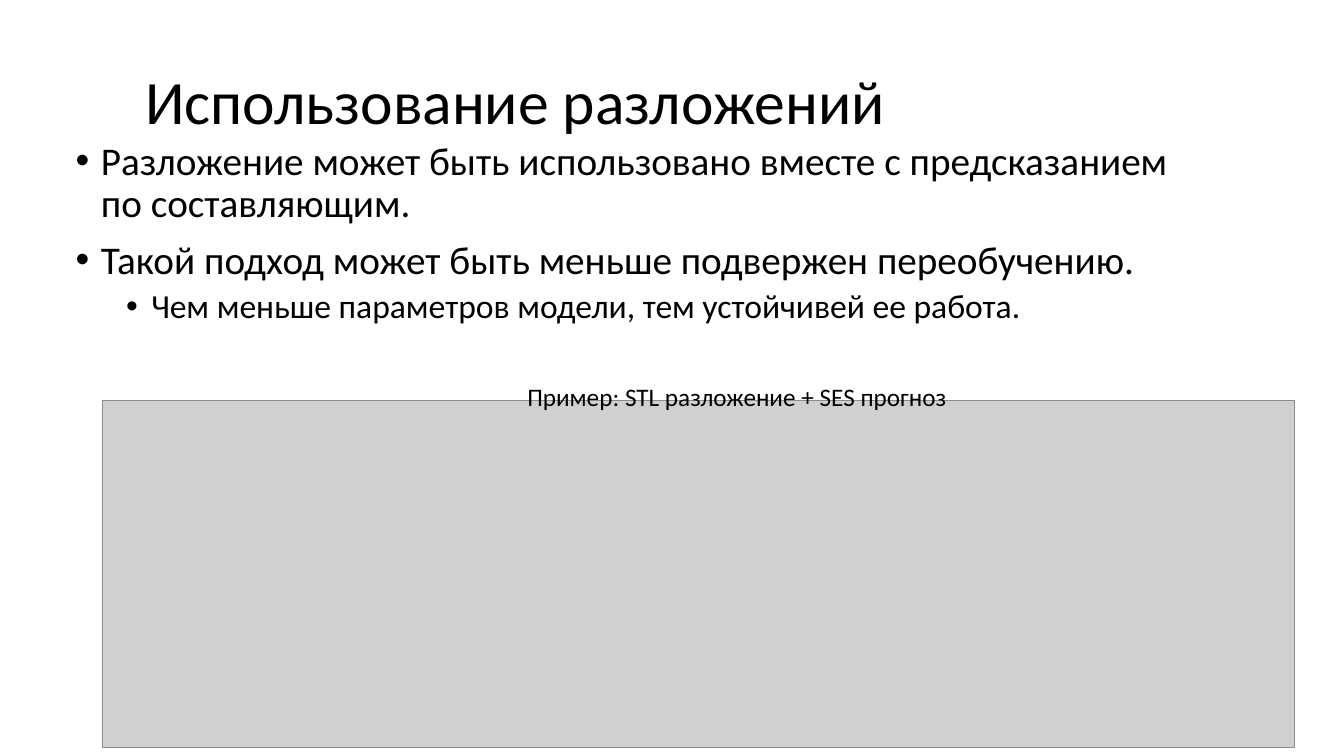
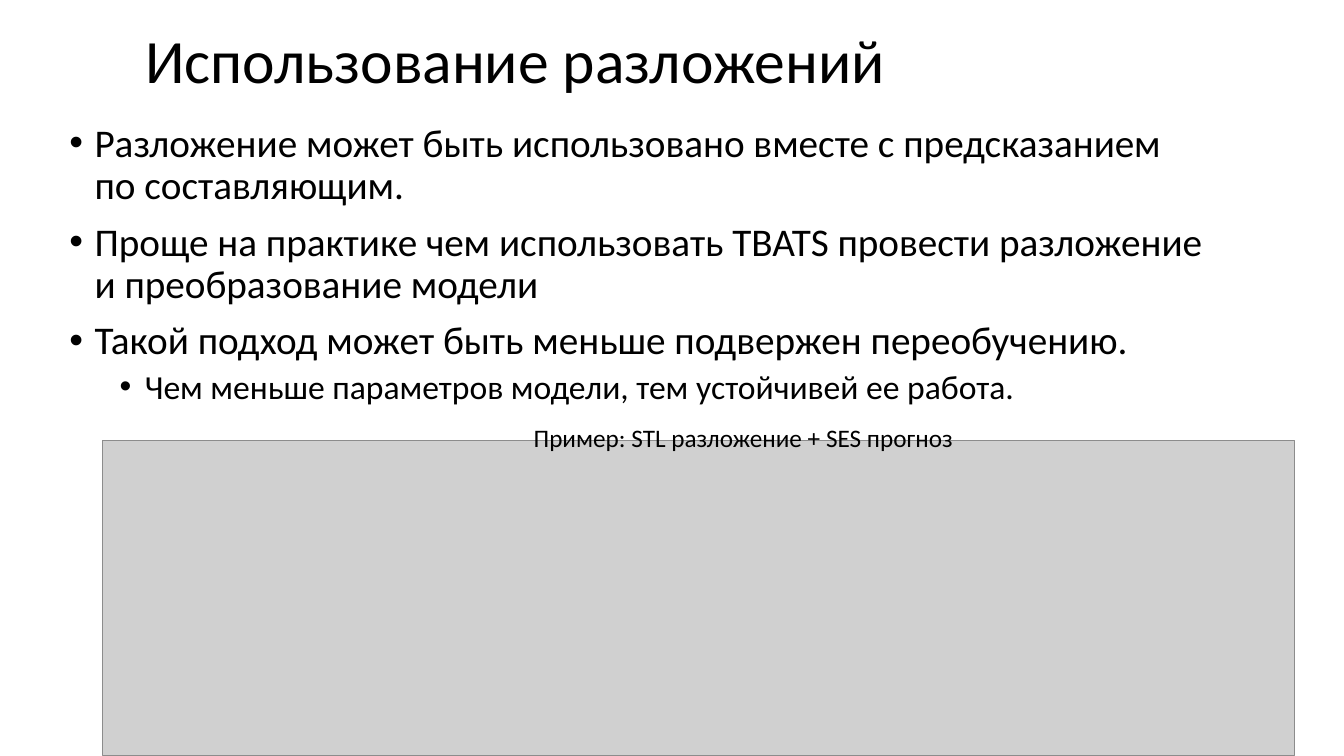
Before and after one commit to MVRonkin/TimeSeriesCourse, a slide deck: slide 24 of Last/LEC/03-1_ExpSmooth.pptx (slide 23 before the commit). Drawn at 1344x756 pixels with LibreOffice and Linux fonts; fonts in the diff are those of the drawing; grey boxes stand for pictures. Boxes give left, top, right and bottom in pixels: in the first picture for what was removed or moved away, otherwise in the second. Text is boxed around its words. In the diff, an @@ line names an element or a change of style, - is before the commit and + after.

```diff
--- a/Last/LEC/03-1_ExpSmooth.pptx
+++ b/Last/LEC/03-1_ExpSmooth.pptx
@@ title "Использование разложений": place and size @@
-title "Использование разложений" at [145, 82, 885, 134]
+title "Использование разложений" at [145, 41, 885, 93]
@@ text "Разложение может быть использовано вместе ...": place and size @@
-text "Разложение может быть использовано вместе ..." at [101, 148, 1167, 324]
+text "Разложение может быть использовано вместе ..." at [95, 130, 1202, 405]
@@ text at [95, 230, 1202, 305]: paragraph added @@
+• Проще на практике чем использовать TBATS провести разложение и преобразование модели
@@ text "Пример: STL разложение + SES ...": place and size @@
-text "Пример: STL разложение + SES ..." at [527, 385, 947, 410]
+text "Пример: STL разложение + SES ..." at [534, 427, 953, 451]
@@ picture: place and size @@
-picture at [103, 401, 1295, 748]
+picture at [103, 441, 1295, 756]
```
Also in this commit, not shown: 3 other slides changed, 1 slide added, 2 other files.
